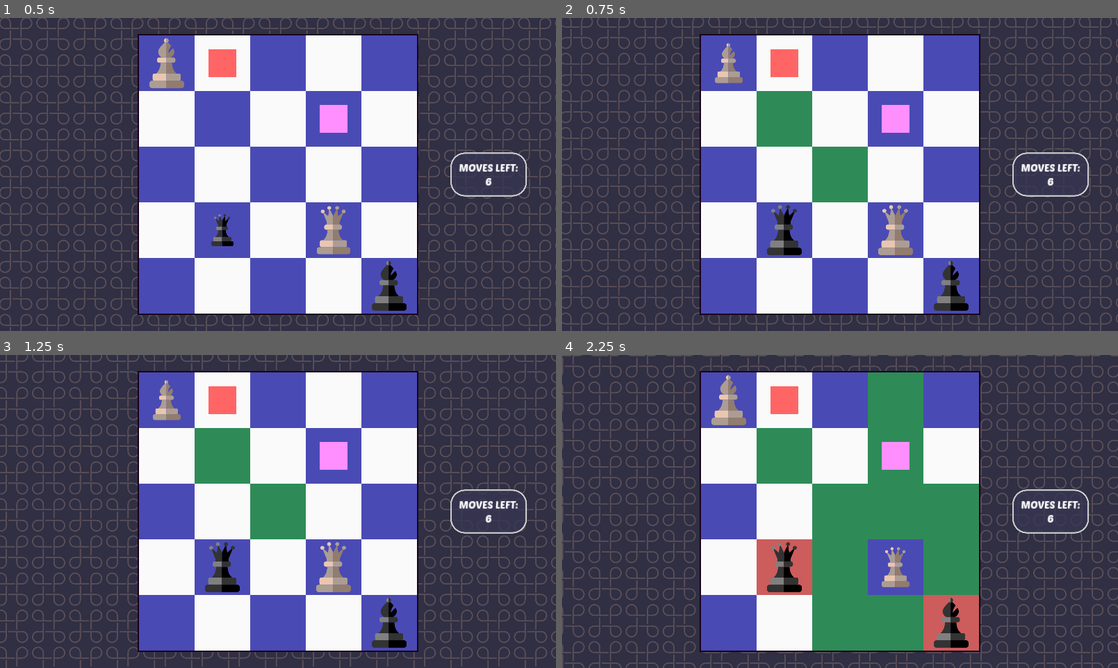
Above: before the commit, frames 1-4 (two rows, left to right).
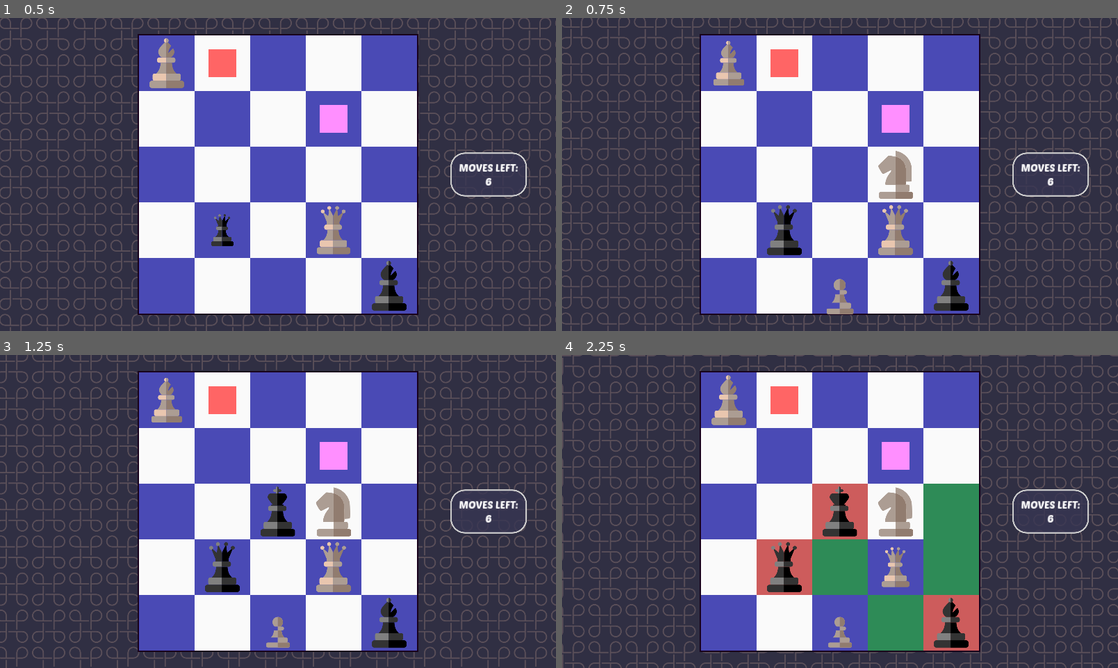
Above: after the commit, the same moments.

Repository: valentin-volatile/TchezLaik
Game: Godot game, scene res://scenes/levels/Level.tscn
The game is run twice, just before and just after one commit, with the same random seed, the same clock (stepped at 60 frames per second) and the same inputs.
Inputs (mouse positions are in pixels of both pictures, inside the frame that each line leads up to):
- Up to frame 1 (0.5 s): no input
- Up to frame 2 (0.75 s): move the mouse to (728, 61) at 0.52 s; click (728, 61) at 0.6 s
- Up to frame 3 (1.25 s): no input
- Up to frame 4 (2.25 s): move the mouse to (951, 624) at 1.27 s; right-click (951, 624) at 1.35 s; click (951, 624) at 1.42 s; move the mouse to (895, 567) at 2.02 s; click (895, 567) at 2.1 s

Frame 1 is identical in both runs. In frame 2, 4.6% of the frame differs, in the area x 27-64%, y 7-95%; in frame 3, 4.6%; in frame 4, 10%, in the area x 35-65%, y 5-95%.

Commit message:
Fixed knight movement

Diff:
--- a/scenes/levels/Level.tscn
+++ b/scenes/levels/Level.tscn
@@ -7,8 +7,11 @@
 [ext_resource type="PackedScene" uid="uid://cxmu2x8p5w5id" path="res://scenes/tiles/Tile.tscn" id="5_t62qt"]
 [ext_resource type="PackedScene" uid="uid://c88wnc31apelb" path="res://scenes/pieces/PieceBishop.tscn" id="7_ix200"]
 [ext_resource type="PackedScene" uid="uid://c2xm1y3ds60w8" path="res://scenes/pieces/PieceQueen.tscn" id="7_rg5y7"]
+[ext_resource type="PackedScene" uid="uid://dr3rlsnqlic7k" path="res://scenes/pieces/PieceKnight.tscn" id="9_5fjl7"]
 [ext_resource type="Texture2D" uid="uid://7sip6ic0w6og" path="res://sprites/tiles/tile_basic.png" id="9_6fnj5"]
 [ext_resource type="Script" path="res://scripts/camera.gd" id="10_db16e"]
+[ext_resource type="PackedScene" uid="uid://bxtscrtbaiqta" path="res://scenes/pieces/PieceKing.tscn" id="10_x5kou"]
+[ext_resource type="PackedScene" uid="uid://d2rhr11sfajvb" path="res://scenes/pieces/PiecePawn.tscn" id="10_xho0i"]
 [ext_resource type="PackedScene" uid="uid://ck2uk6uiyrl2u" path="res://scenes/tiles/TileColourMixer.tscn" id="11_71ij4"]
 [ext_resource type="PackedScene" uid="uid://cdgruyigpftjo" path="res://scenes/tiles/TilePromotion.tscn" id="12_6w6c0"]
 
@@ -47,6 +50,17 @@
 [node name="PieceQueen2" parent="Grid/Pieces" instance=ExtResource("7_rg5y7")]
 position = Vector2(256, 768)
 
+[node name="PieceKnight" parent="Grid/Pieces" instance=ExtResource("9_5fjl7")]
+position = Vector2(768, 512)
+colour = "white"
+
+[node name="PiecePawn" parent="Grid/Pieces" instance=ExtResource("10_xho0i")]
+position = Vector2(512, 1024)
+colour = "white"
+
+[node name="PieceKing" parent="Grid/Pieces" instance=ExtResource("10_x5kou")]
+position = Vector2(512, 512)
+
 [node name="Tiles" type="Node2D" parent="Grid"]
 z_index = 5
 
--- a/scripts/pieces/piece_knight.gd
+++ b/scripts/pieces/piece_knight.gd
@@ -27,10 +27,10 @@
 	for dir in eat_directions:
 		var new_pos = position + dir
 
-		if not Global.is_in_grid(new_pos): break
+		if not Global.is_in_grid(new_pos): continue
 		var piece = Global.get_piece_at_pos(new_pos)
 
-		if piece and piece.colour == colour: break
+		if not piece: continue
 
-		capture_tiles.append(new_pos)
-		break
+		if piece.colour != colour:
+			capture_tiles.append(new_pos)
Not shown: 1 places in scenes/levels/Level.tscn that only renumber resources
